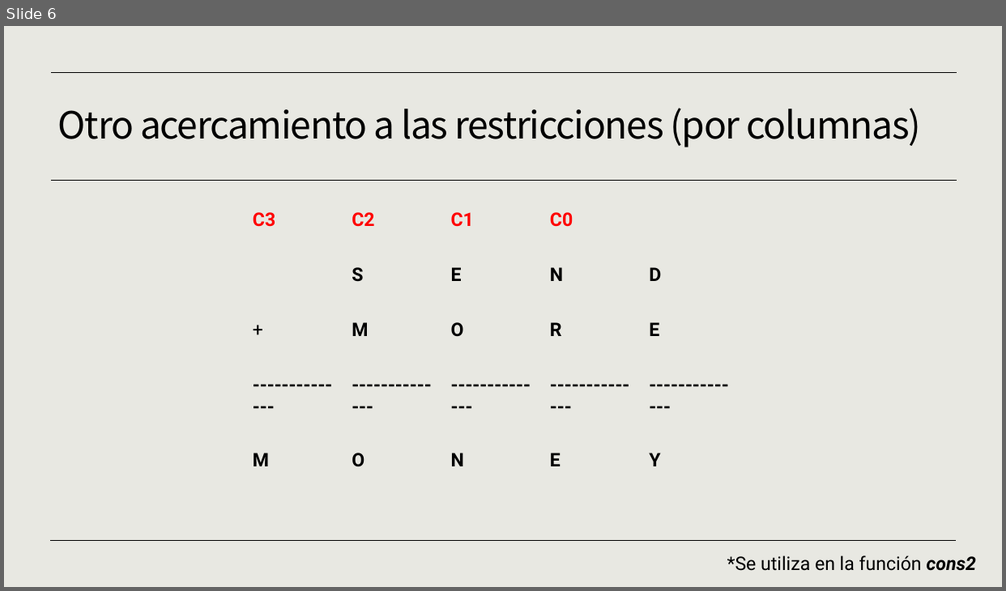
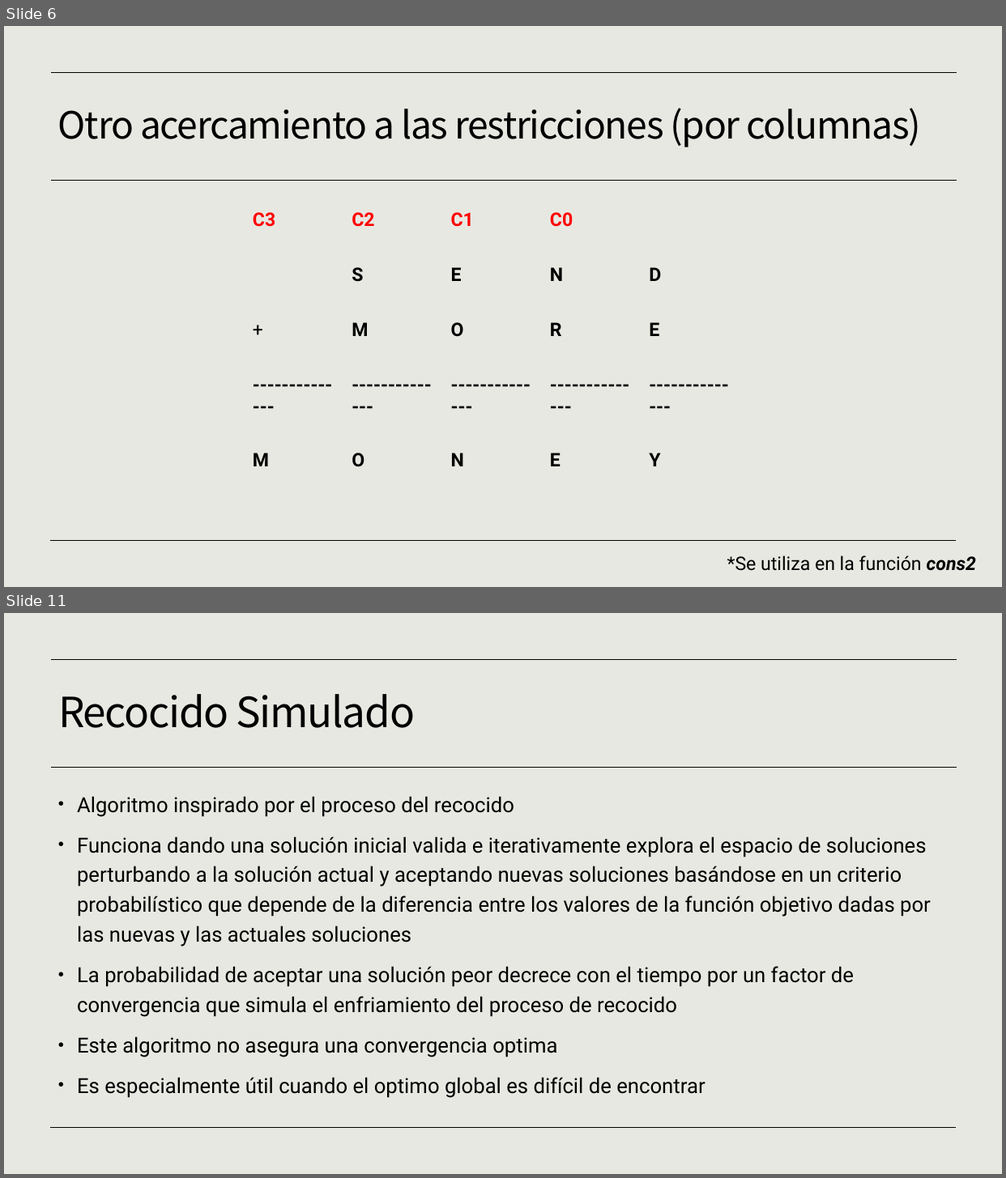
Before and after one commit to JavierCorralLizarraga/Artificial-intelligence, a slide deck: proyecto cripto-aritmetica/proyectocriptoaritmetica.pptx. Shown one above the other, each under a label of ours: slide 6 before the commit, slides 6 and 11 after it; the slides between them are not shown. The pictures are 1006x591 and 1006x1178 pixels, drawn with LibreOffice and Linux fonts; fonts in the diff are those of the drawing. Boxes give left, top, right and bottom in pixels: in the first picture for what was removed or moved away, otherwise in the second. Text is boxed around its words. In the diff, an @@ line names an element or a change of style, - is before the commit and + after.

```diff
--- a/proyecto cripto-aritmetica/proyectocriptoaritmetica.pptx
+++ b/proyecto cripto-aritmetica/proyectocriptoaritmetica.pptx
@@ slide 11 added at [4,613,1002,1174], background #E8E8E2; not listed: 3 template elements that a slide beside it also shows @@
@@ title added at [58,694,415,728], 40 pt, text #000000 @@
+Recocido Simulado
@@ text added at [77,796,931,1098], 20 pt, text #000000 @@
+• Algoritmo inspirado por el proceso del recocido
+• Funciona dando una solución inicial valida e iterativamente explora el espacio de soluciones perturbando a la solución actual y aceptando nuevas soluciones basándose en un criterio probabilístico que depende de la diferencia entre los valores de la función objetivo dadas por las nuevas y las actuales soluciones
+• La probabilidad de aceptar una solución peor decrece con el tiempo por un factor de convergencia que simula el enfriamiento del proceso de recocido
+• Este algoritmo no asegura una convergencia optima
+• Es especialmente útil cuando el optimo global es difícil de encontrar
```
Also in this commit, not shown: 3 slides changed, 4 other slides added, 3 slides removed, 9 other files.
